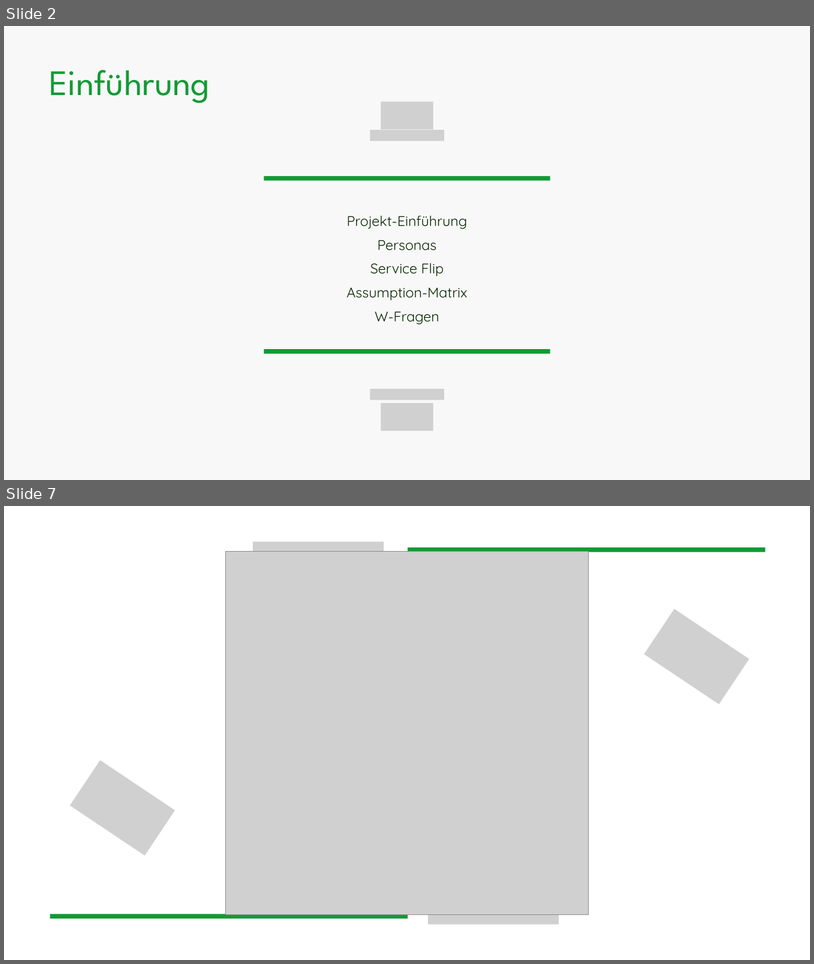
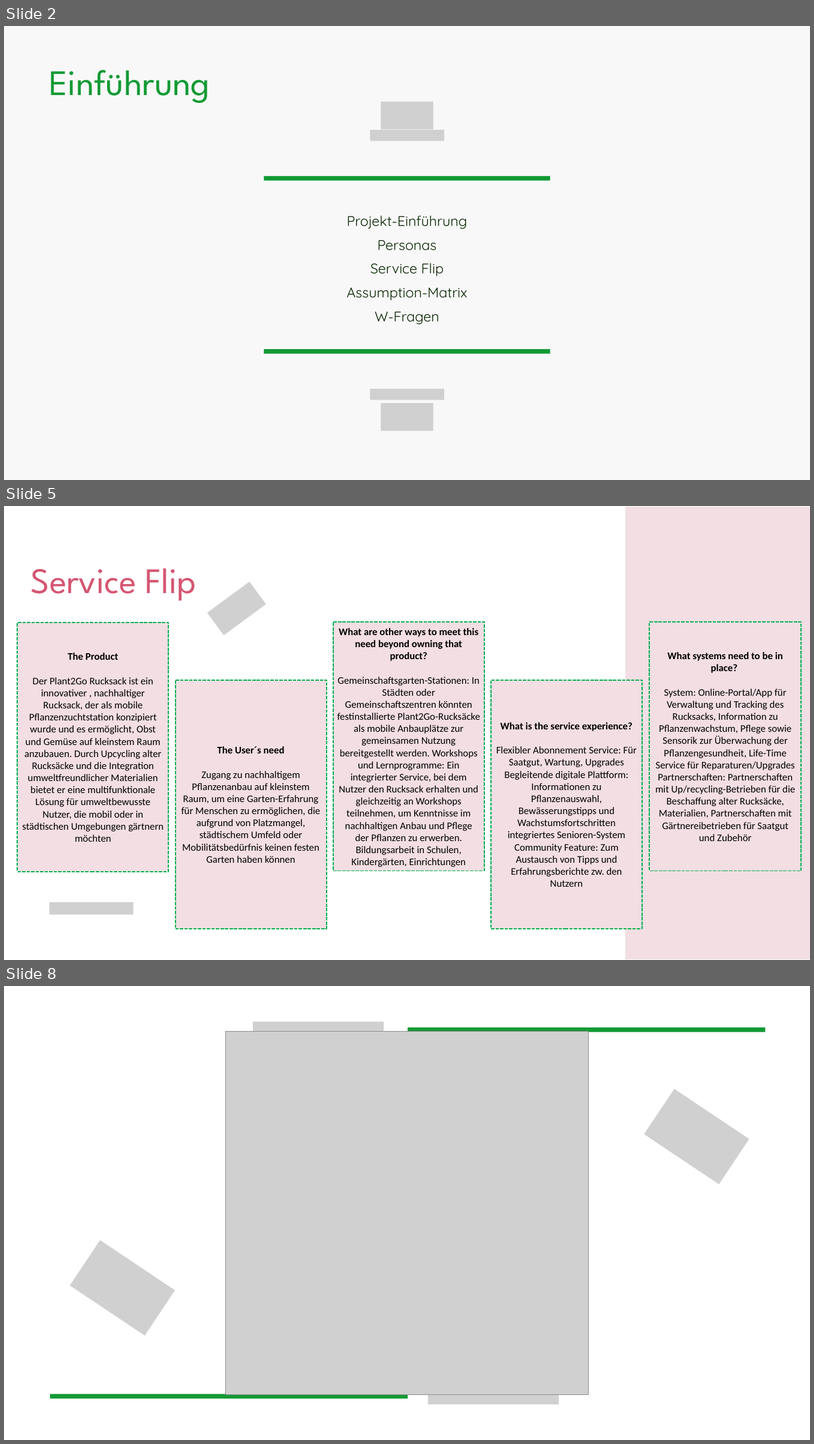
Before and after one commit to plant2go/design, a slide deck: praesentation/Plant2Go_Presentation_07112024.pptx. Shown one above the other, each under a label of ours: slides 2 and 7 before the commit, slides 2, 5 and 8 after it; the slides between them are not shown. The pictures are 814x964 and 814x1444 pixels, drawn with LibreOffice and Linux fonts; fonts in the diff are those of the drawing; grey boxes stand for pictures. Boxes give left, top, right and bottom in pixels: in the first picture for what was removed or moved away, otherwise in the second. Text is boxed around its words. In the diff, an @@ line names an element or a change of style, - is before the commit and + after.

Commit message:
Fertiggestellte Präsentation-Plant2Go

```diff
--- a/praesentation/Plant2Go_Presentation_07112024.pptx
+++ b/praesentation/Plant2Go_Presentation_07112024.pptx
@@ slide 5 added at (4,506,810,960), background #FFFFFF @@
@@ freeform shape added at (626,507,810,959), fill #F2DEE3 @@
@@ text added at (31,568,196,601), 64 pt, text #D55672 @@
+Service Flip
@@ picture added at (207,582,266,635) @@
@@ rectangle added at (17,622,168,871), fill #F2DEE3, outline #00B050 2 pt dashed, 18 pt, text #000000 @@
+The Product
+Der Plant2Go Rucksack ist ein innovativer , nachhaltiger Rucksack, der als mobile Pflanzenzuchtstation konzipiert wurde und es ermöglicht, Obst und Gemüse auf kleinstem Raum anzubauen. Durch Upcycling alter Rucksäcke und die Integration umweltfreundlicher Materialien bietet er eine multifunktionale Lösung für umweltbewusste Nutzer, die mobil oder in städtischen Umgebungen gärtnern möchten
@@ rectangle added at (333,622,485,870), fill #F2DEE3, outline #00B050 2 pt dashed, 18 pt, text #000000 @@
+What are other ways to meet this need beyond owning that product?
+Gemeinschaftsgarten-Stationen: In Städten oder Gemeinschaftszentren könnten festinstallierte Plant2Go-Rucksäcke als mobile Anbauplätze zur gemeinsamen Nutzung bereitgestellt werden. Workshops und Lernprogramme: Ein integrierter Service, bei dem Nutzer den Rucksack erhalten und gleichzeitig an Workshops teilnehmen, um Kenntnisse im nachhaltigen Anbau und Pflege der Pflanzen zu erwerben. Bildungsarbeit in Schulen, Kindergärten, Einrichtungen
@@ rectangle added at (650,622,801,870), fill #F2DEE3, outline #00B050 2 pt dashed, 18 pt, text #000000 @@
+What systems need to be in place?
+System: Online-Portal/App für Verwaltung und Tracking des Rucksacks, Information zu Pflanzenwachstum, Pflege sowie Sensorik zur Überwachung der Pflanzengesundheit, Life-Time Service für Reparaturen/Upgrades Partnerschaften: Partnerschaften mit Up/recycling-Betrieben für die Beschaffung alter Rucksäcke, Materialien, Partnerschaften mit Gärtnereibetrieben für Saatgut und Zubehör
@@ rectangle added at (176,680,327,928), fill #F2DEE3, outline #00B050 2 pt dashed, 18 pt, text #000000 @@
+The User´s need
+Zugang zu nachhaltigem Pflanzenanbau auf kleinstem Raum, um eine Garten-Erfahrung für Menschen zu ermöglichen, die aufgrund von Platzmangel, städtischem Umfeld oder Mobilitätsbedürfnis keinen festen Garten haben können
@@ rectangle added at (491,680,642,928), fill #F2DEE3, outline #00B050 2 pt dashed, 18 pt, text #000000 @@
+What is the service experience?
+Flexibler Abonnement Service: Für Saatgut, Wartung, Upgrades Begleitende digitale Plattform: Informationen zu Pflanzenauswahl, Bewässerungstipps und Wachstumsfortschritten integriertes Senioren-System Community Feature: Zum Austausch von Tipps und Erfahrungsberichte zw. den Nutzern
@@ picture added at (49,902,133,915) @@
@@ what was slide 7 is now slide 8 @@
```
Also in this commit, not shown: 4 slides changed, 1 other slide added, 1 slide removed.
